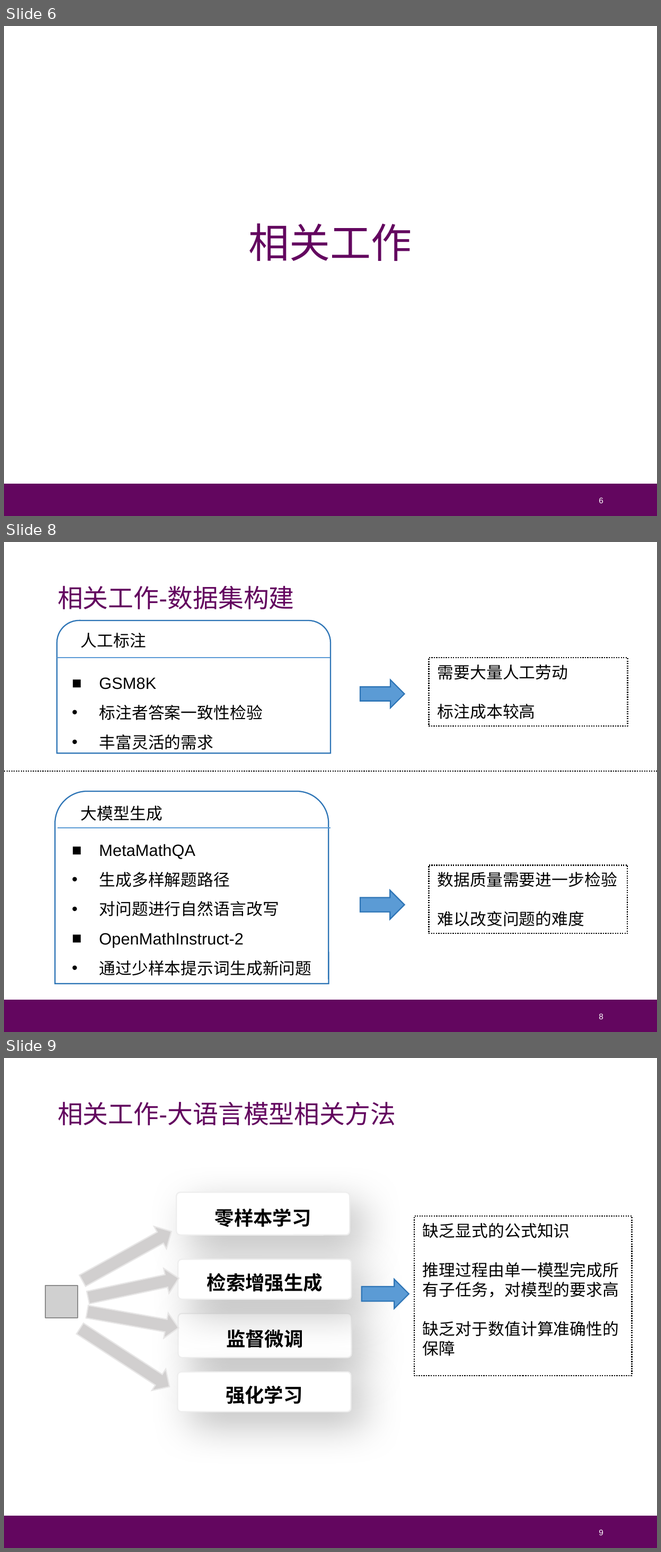
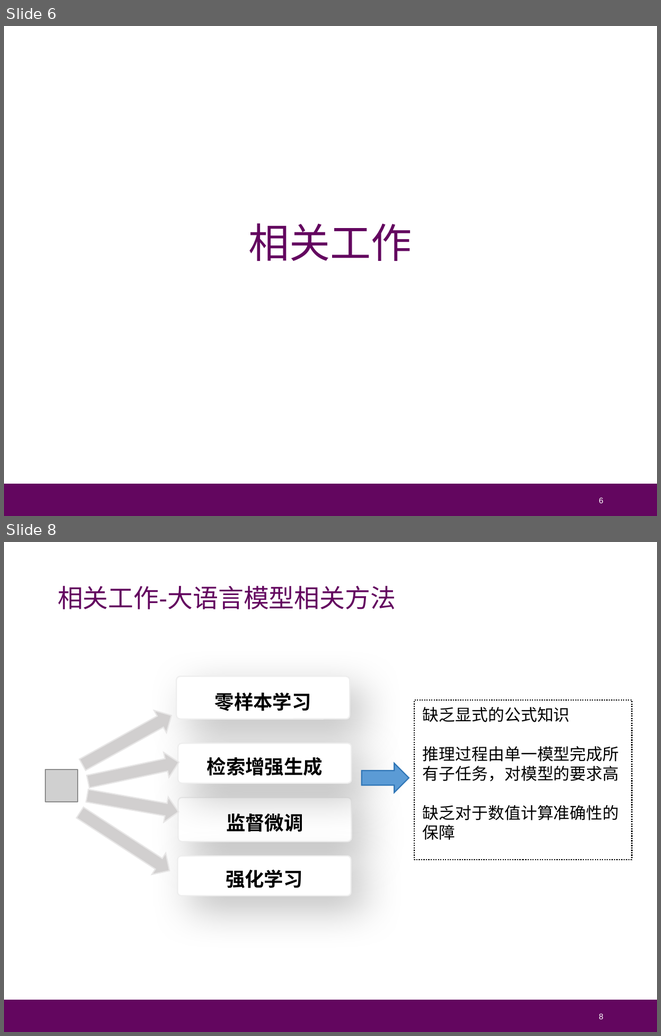
Before and after one commit to Cat-Overflow/NJU_thesis, a slide deck: 毕业答辩/论文答辩_朱博林.pptx. Shown one above the other, each under a label of ours: slides 6, 8 and 9 before the commit, slides 6 and 8 after it; the slides between them are not shown. The pictures are 661x1552 and 661x1036 pixels, drawn with LibreOffice and Linux fonts; fonts in the diff are those of the drawing; grey boxes stand for pictures. Boxes give left, top, right and bottom in pixels: in the first picture for what was removed or moved away, otherwise in the second. Text is boxed around its words. In the diff, an @@ line names an element or a change of style, - is before the commit and + after.

```diff
--- a/毕业答辩/论文答辩_朱博林.pptx
+++ b/毕业答辩/论文答辩_朱博林.pptx
@@ slide 8 removed at [4,542,657,1032], background #FFFFFF; not listed: 1 template element that a slide beside it also shows @@
@@ text removed at [58,585,294,609] @@
-相关工作-数据集构建
@@ round same rect removed at [57,620,331,753] @@
@@ text removed at [81,633,146,648] @@
-人工标注
@@ line removed from (57, 658) to (330, 658) @@
@@ rectangle removed at [429,658,627,726] @@
-需要大量人工劳动
-标注成本较高
@@ text removed at [99,677,263,753] @@
-■ GSM8K
-• 标注者答案一致性检验
-• 丰富灵活的需求
@@ right arrow removed at [361,679,405,707] @@
@@ line removed from (4, 770) to (657, 770) @@
@@ round same rect removed at [55,791,329,983] @@
@@ text removed at [81,805,162,821] @@
-大模型生成
@@ line removed from (58, 827) to (330, 827) @@
@@ text removed at [99,844,311,976] @@
-■ MetaMathQA
-• 生成多样解题路径
-• 对问题进行自然语言改写
-■ OpenMathInstruct-2
-• 通过少样本提示词生成新问题
@@ rectangle removed at [429,865,627,933] @@
-数据质量需要进一步检验
-难以改变问题的难度
@@ right arrow removed at [361,890,405,918] @@
@@ page number removed at [599,1013,603,1019] @@
-8
@@ what was slide 9 is now slide 8 @@
@@ page number at [599,1013,603,1019]: text changed @@
-9
+8
```
Also in this commit, not shown: 1 slide changed, 1 slide added, 1 other file.
